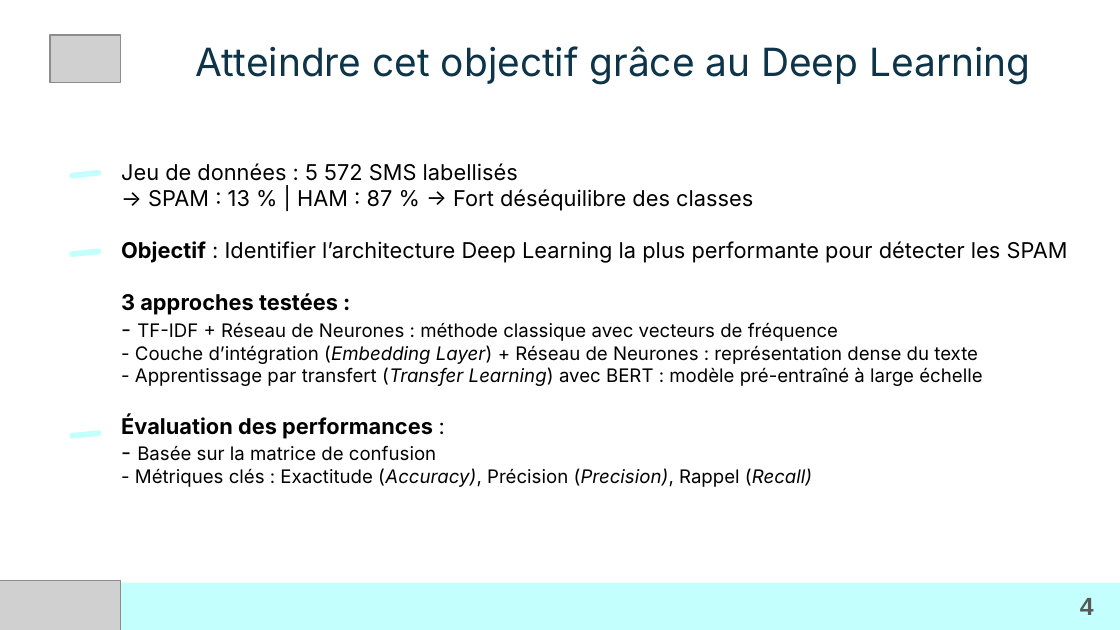
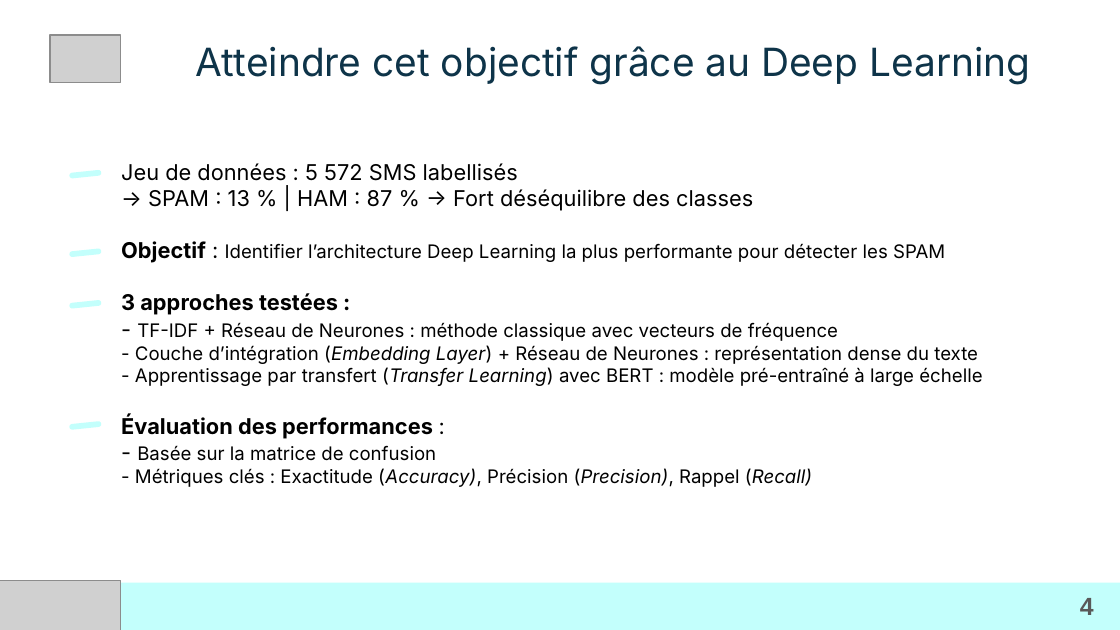
Before and after one commit to LoicV17/LoicValentini_Jedha_Certifications, a slide deck: slide 4 of CDSD_Concepteur_Developpeur_Sciences_Donnees/Presentations_certification/ppt_versions/Bloc4_CDSD_Loic_Valentini.pptx. Drawn at 1120x630 pixels with LibreOffice and Linux fonts; fonts in the diff are those of the drawing; grey boxes stand for pictures; background and template pictures are left out. Boxes give left, top, right and bottom in pixels: in the first picture for what was removed or moved away, otherwise in the second. Text is boxed around its words. In the diff, an @@ line names an element or a change of style, - is before the commit and + after.

```diff
--- a/CDSD_Concepteur_Developpeur_Sciences_Donnees/Presentations_certification/ppt_versions/Bloc4_CDSD_Loic_Valentini.pptx
+++ b/CDSD_Concepteur_Developpeur_Sciences_Donnees/Presentations_certification/ppt_versions/Bloc4_CDSD_Loic_Valentini.pptx
@@ title "Jeu de données : 5 ..." at bbox=[121, 163, 982, 487]: size 14 to 12 pt in "Identifier l’architecture Deep Learning la plus performante ..." @@
@@ rounded rectangle added at bbox=[69, 300, 102, 309], fill #C3FFFC @@
@@ rounded rectangle: place and size @@
-rounded rectangle at bbox=[69, 430, 102, 438]
+rounded rectangle at bbox=[69, 421, 102, 429]
```
Also in this commit, not shown: 2 other slides changed, 5 other files.
